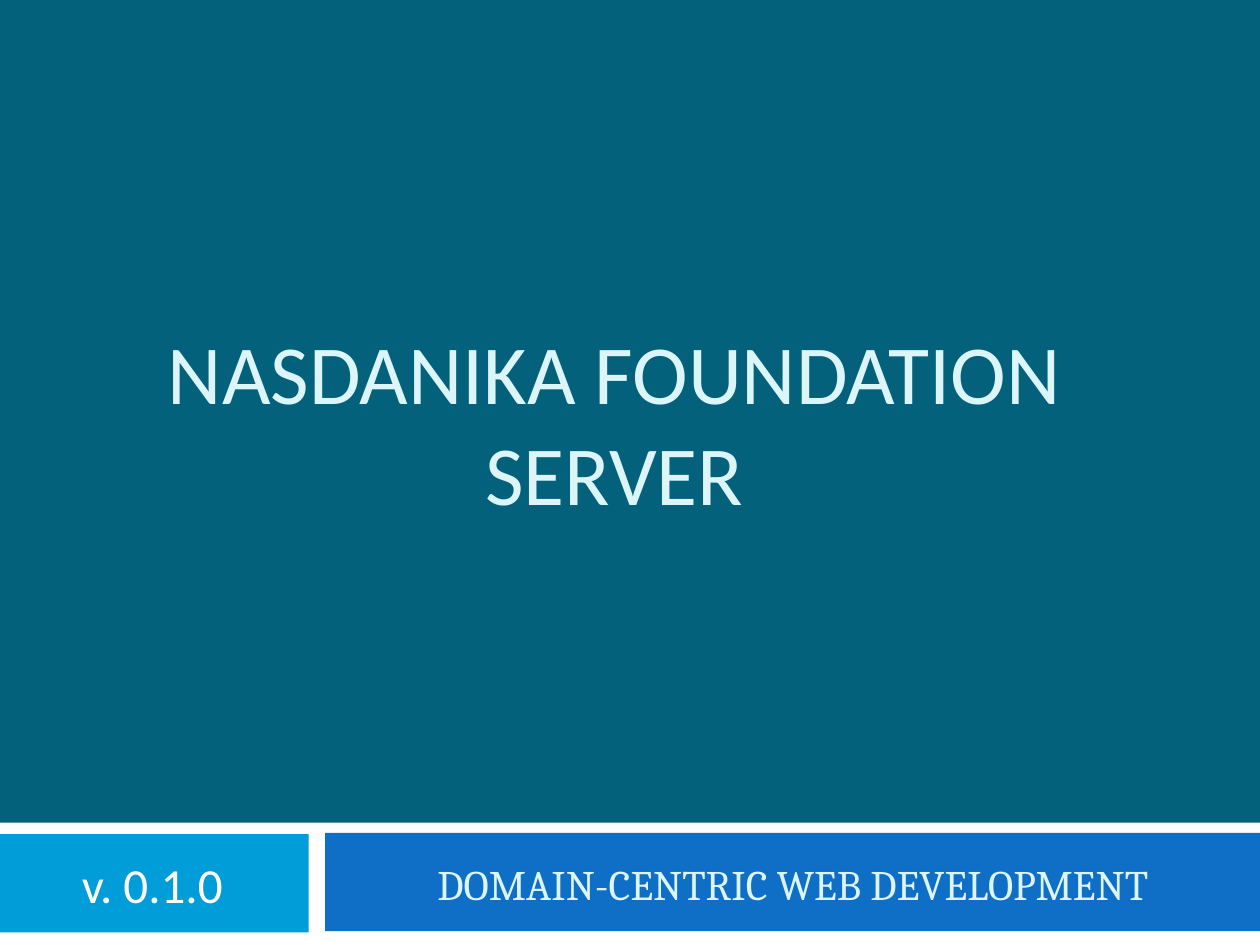
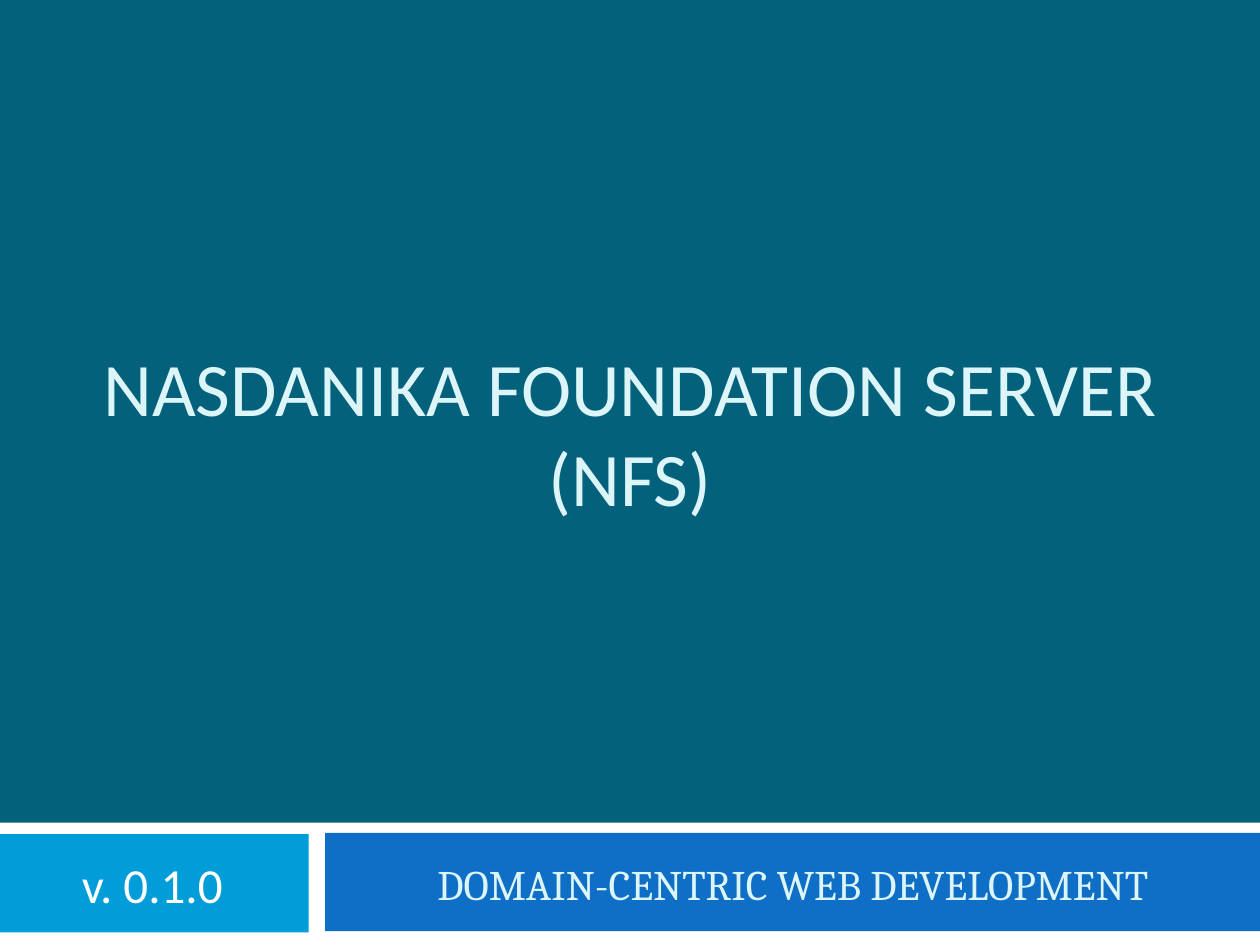
Before and after one commit to Nasdanika/server, a slide deck: slide 1 of Nasdanika Foundation Server.pptx. Drawn at 1260x945 pixels with LibreOffice and Linux fonts; fonts in the diff are those of the drawing. Boxes give left, top, right and bottom in pixels: in the first picture for what was removed or moved away, otherwise in the second. Text is boxed around its words. In the diff, an @@ line names an element or a change of style, - is before the commit and + after.

```diff
--- a/Nasdanika Foundation Server.pptx
+++ b/Nasdanika Foundation Server.pptx
@@ title at bbox=[103, 367, 1156, 517]: text changed; size 48 to 43.2 pt @@
-NASDANIKA FOUNDATION SERVER
+NASDANIKA FOUNDATION SERVER
+(NFS)
```
Also in this commit, not shown: 2 other slides changed, 15 slides added, 41 slides removed, 2 other files.
